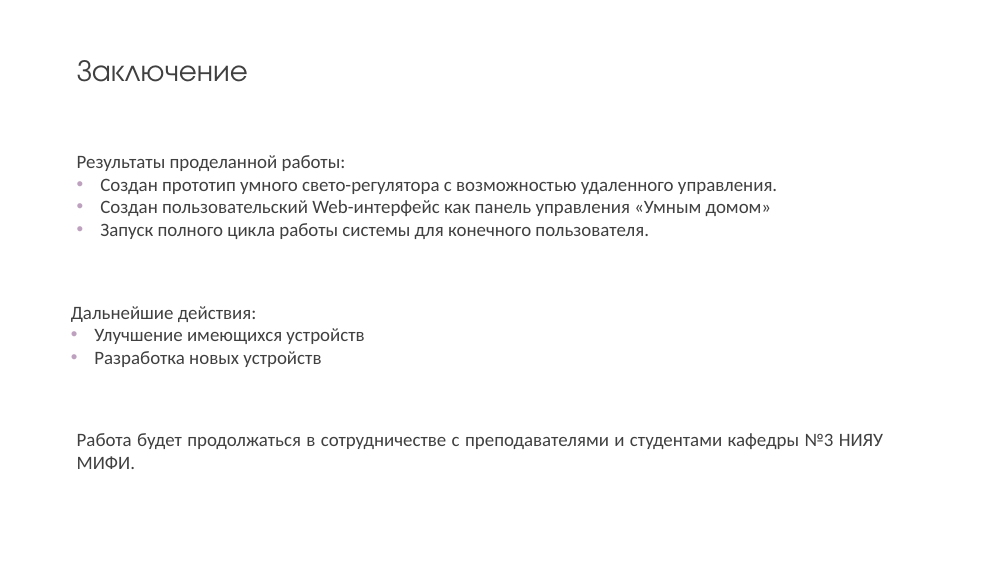
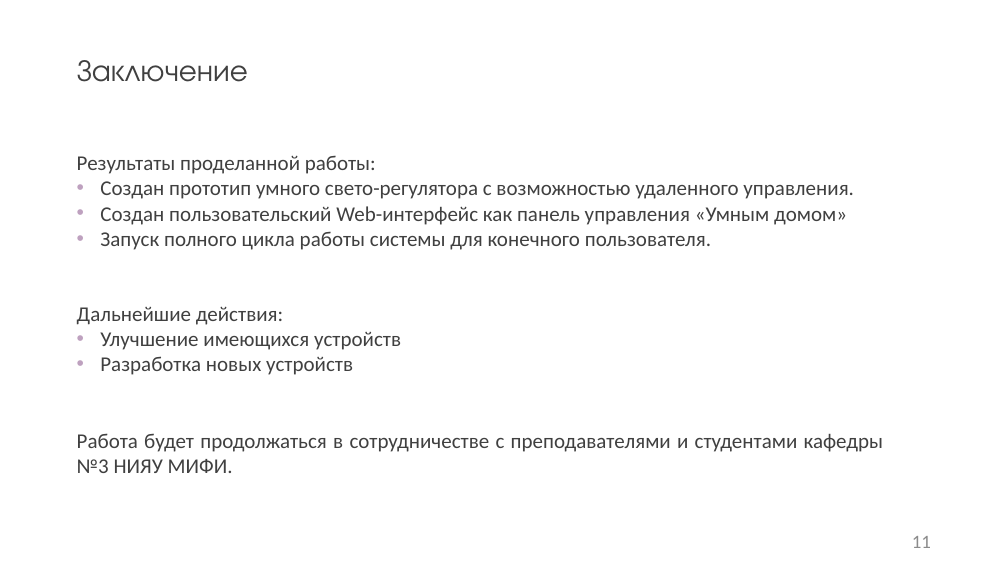
Before and after one commit to kaf3/dimmer, a slide deck: slide 11 of Презентация1.pptx (slide 12 before the commit). Drawn at 1008x567 pixels with LibreOffice and Linux fonts; fonts in the diff are those of the drawing. Boxes give left, top, right and bottom in pixels: in the first picture for what was removed or moved away, otherwise in the second. Text is boxed around its words. In the diff, an @@ line names an element or a change of style, - is before the commit and + after.

```diff
--- a/Презентация1.pptx
+++ b/Презентация1.pptx
@@ size 18 to 20 pt in 3 elements at (x1=77, y1=433, x2=884, y2=473), (x1=77, y1=155, x2=854, y2=250), (x1=77, y1=307, x2=401, y2=375) @@
@@ page number added at (x1=912, y1=536, x2=931, y2=548), 18 pt, text #8C8C8C @@
+11
```
Also in this commit, not shown: 7 other slides changed, 3 slides added, 4 slides removed, 15 other files.
